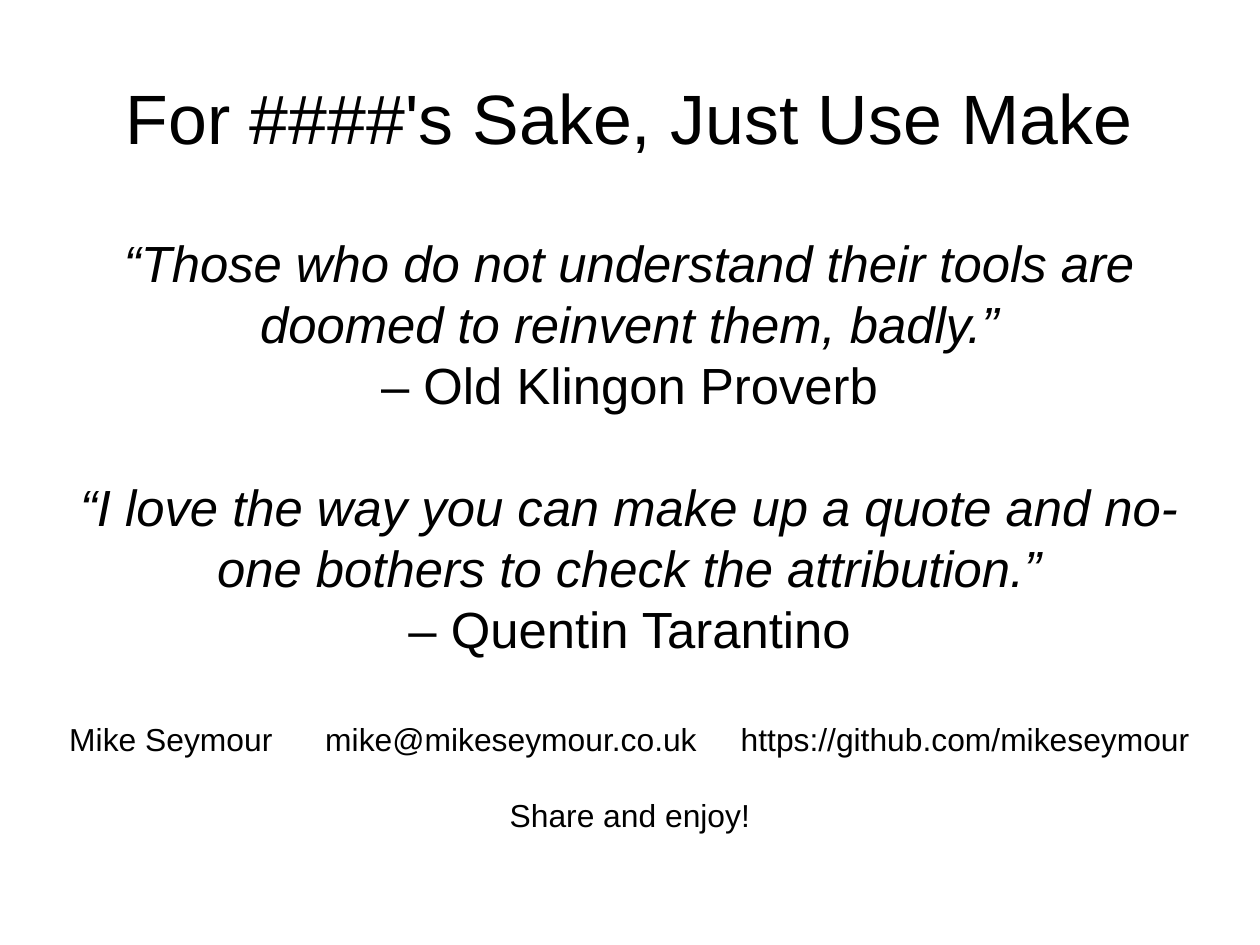
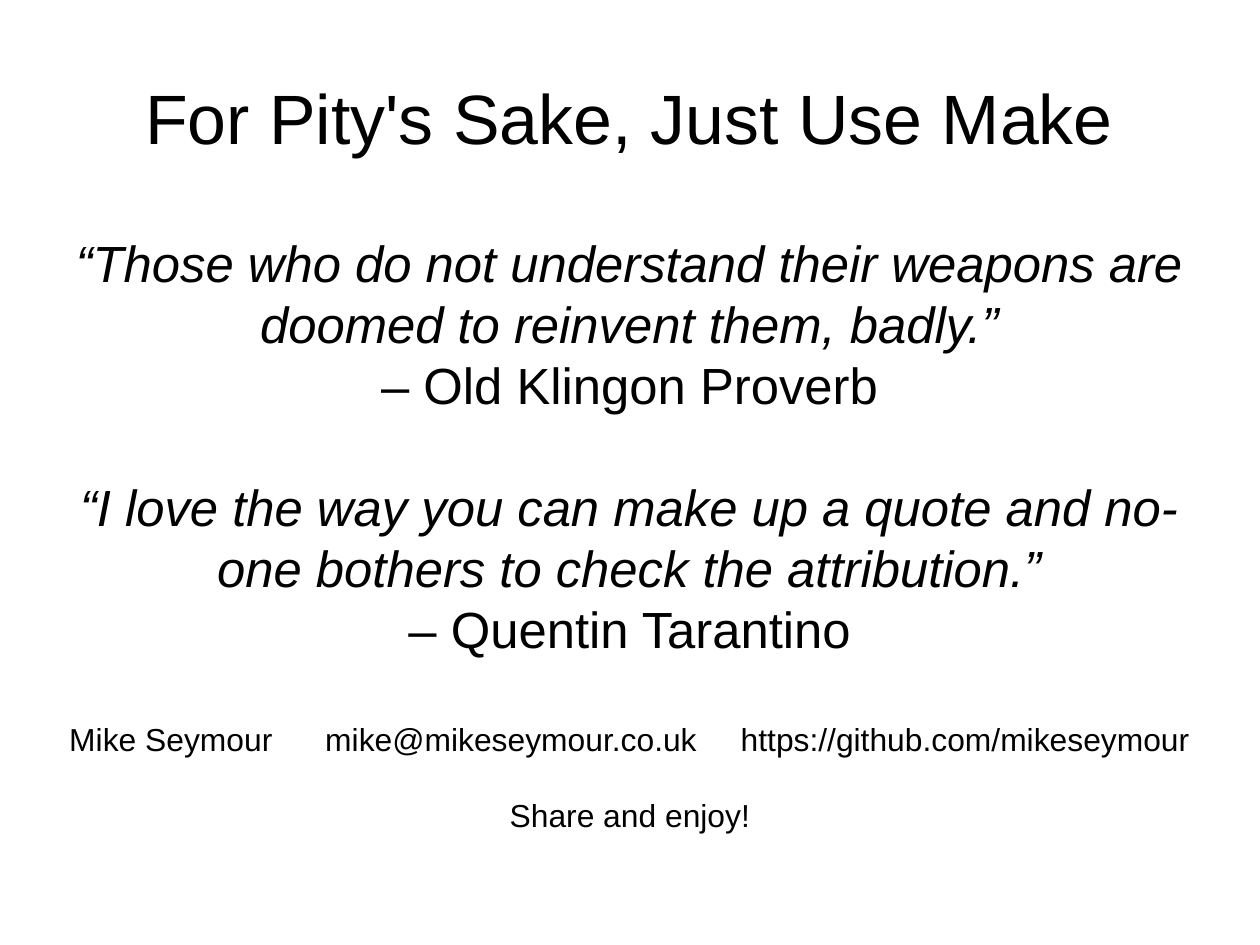
Before and after one commit to mikeseymour/JustUseMake, a slide deck: slide 1 of JustUseMake.odp. Drawn at 1260x945 pixels with LibreOffice and Linux fonts; fonts in the diff are those of the drawing. Boxes give left, top, right and bottom in pixels: in the first picture for what was removed or moved away, otherwise in the second. Text is boxed around its words. In the diff, an @@ line names an element or a change of style, - is before the commit and + after.

Commit message:
Update presentation

```diff
--- a/JustUseMake.odp
+++ b/JustUseMake.odp
@@ title at (145, 93, 1113, 157): text changed @@
-For ####'s Sake, Just Use Make
+For Pity's Sake, Just Use Make
@@ subtitle at (76, 245, 1182, 354): text changed @@
-“Those who do not understand their tools are doomed to reinvent them, badly.”
+“Those who do not understand their weapons are doomed to reinvent them, badly.”
```
Also in this commit, not shown: 2 other slides changed, 2 slides added, 1 other file.
